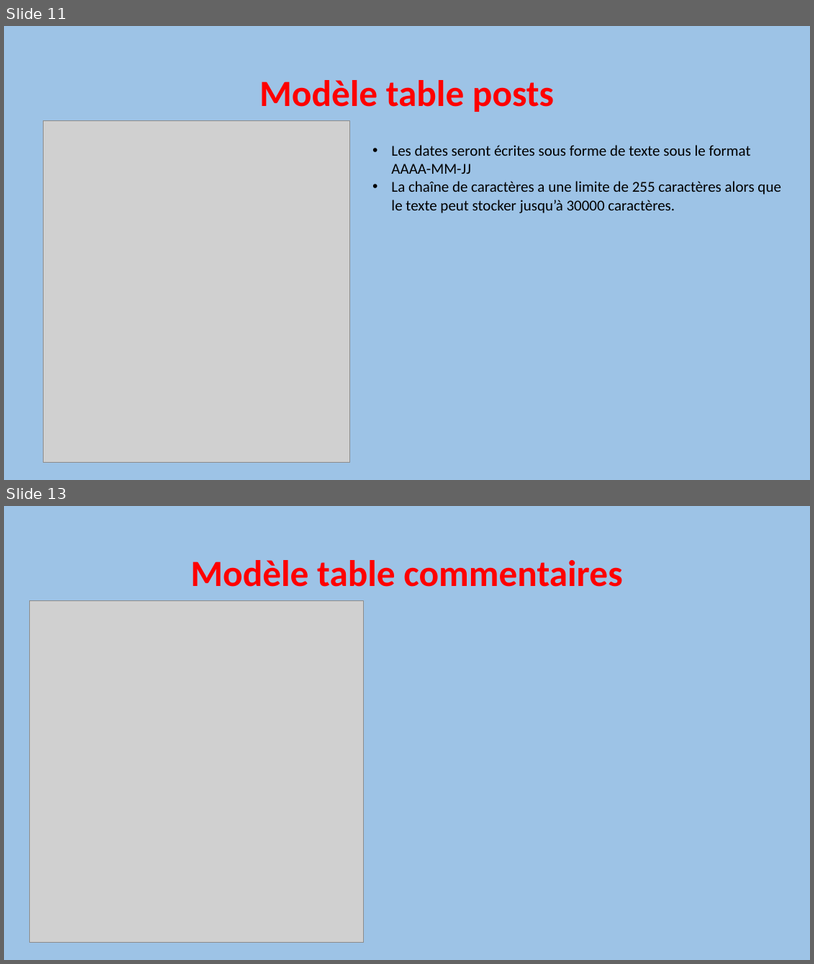
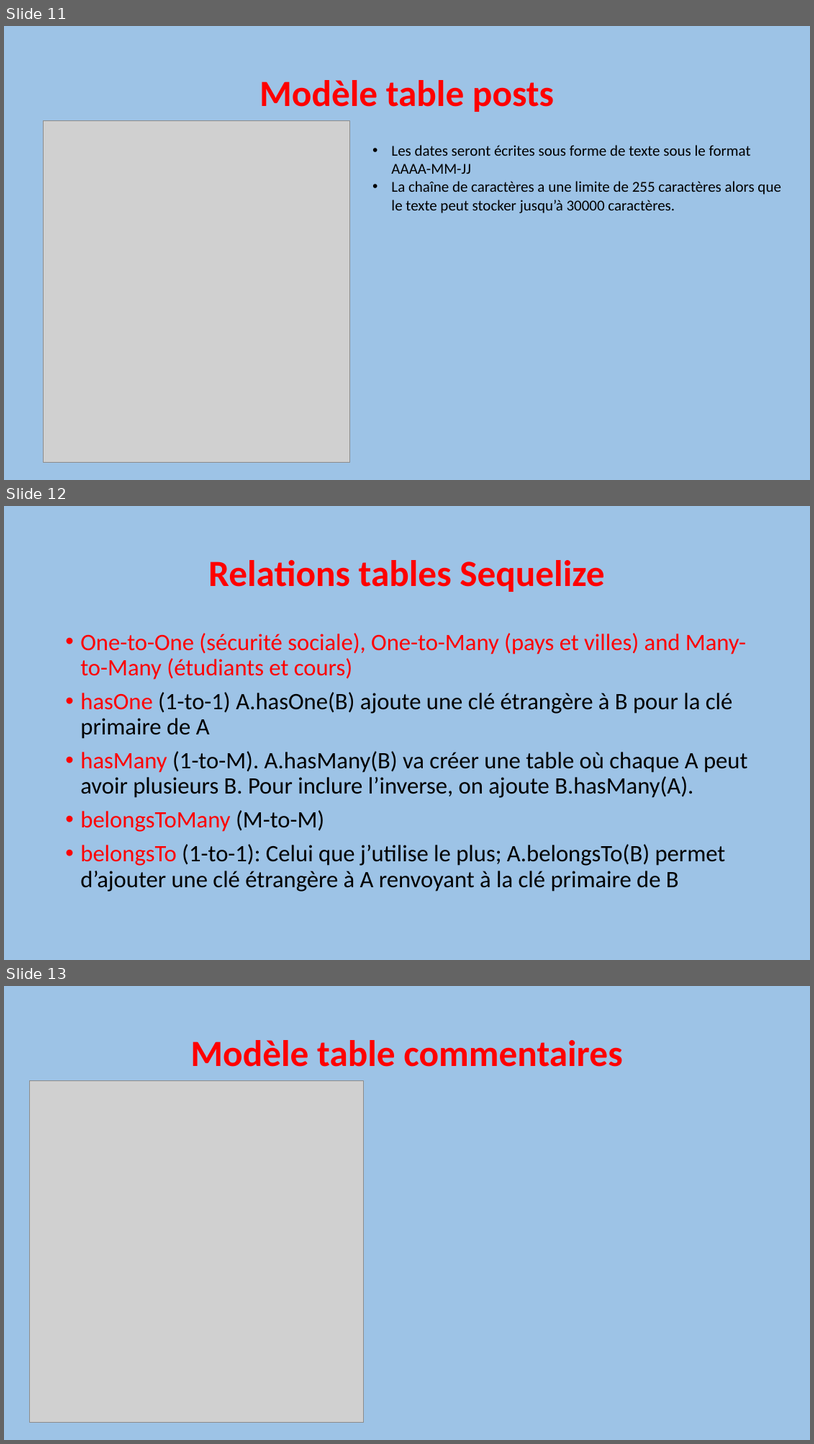
Before and after one commit to GloireDianzenza/ProjetFinal, a slide deck: documentation/Dossier Projet/Projet Slides.pptx. Shown one above the other, each under a label of ours: slides 11 and 13 before the commit, slides 11, 12 and 13 after it; the slides between them are not shown. The pictures are 814x964 and 814x1444 pixels, drawn with LibreOffice and Linux fonts; fonts in the diff are those of the drawing; grey boxes stand for pictures. Boxes give left, top, right and bottom in pixels: in the first picture for what was removed or moved away, otherwise in the second. Text is boxed around its words. In the diff, an @@ line names an element or a change of style, - is before the commit and + after.

```diff
--- a/documentation/Dossier Projet/Projet Slides.pptx
+++ b/documentation/Dossier Projet/Projet Slides.pptx
@@ slide 12 added at (4,506,810,960), background #9DC3E6 @@
@@ title added at (208,560,604,592), 44 pt, text #FF0000, bold @@
+Relations tables Sequelize
@@ text added at (80,633,748,891), 28 pt, text #000000 @@
+• One-to-One (sécurité sociale), One-to-Many (pays et villes) and Many-to-Many (étudiants et cours)
+• hasOne (1-to-1) A.hasOne(B) ajoute une clé étrangère à B pour la clé primaire de A
+• hasMany (1-to-M). A.hasMany(B) va créer une table où chaque A peut avoir plusieurs B. Pour inclure l’inverse, on ajoute B.hasMany(A).
+• belongsToMany (M-to-M)
+• belongsTo (1-to-1): Celui que j’utilise le plus; A.belongsTo(B) permet d’ajouter une clé étrangère à A renvoyant à la clé primaire de B
```
Also in this commit, not shown: 1 slide removed, 2 other files.
